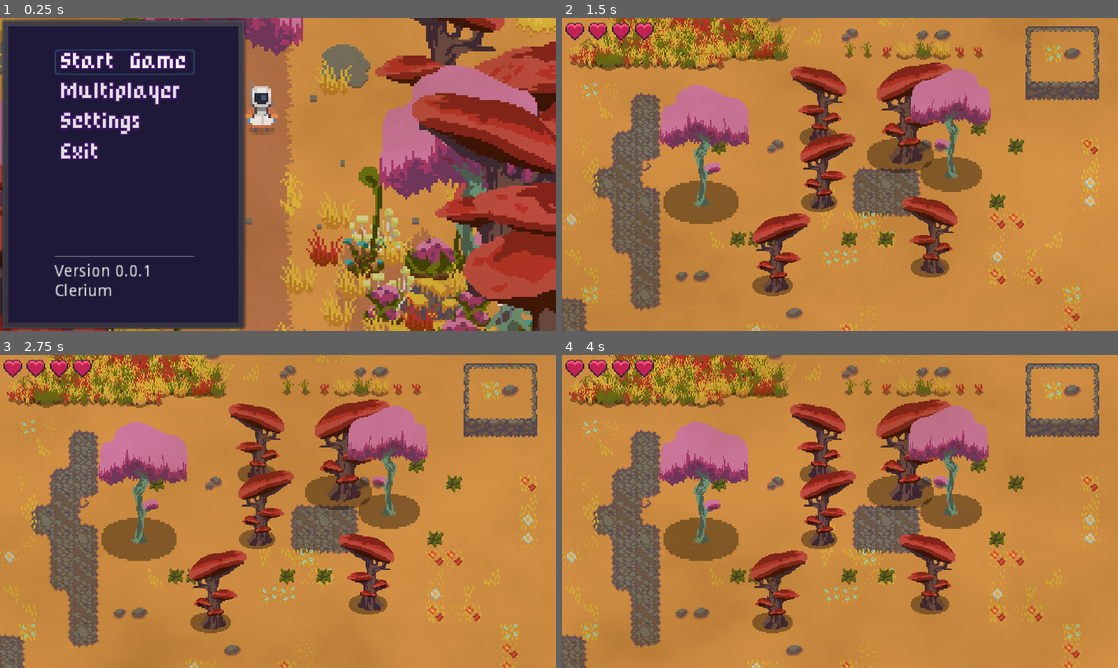
Above: before the commit, frames 1-4 (two rows, left to right).
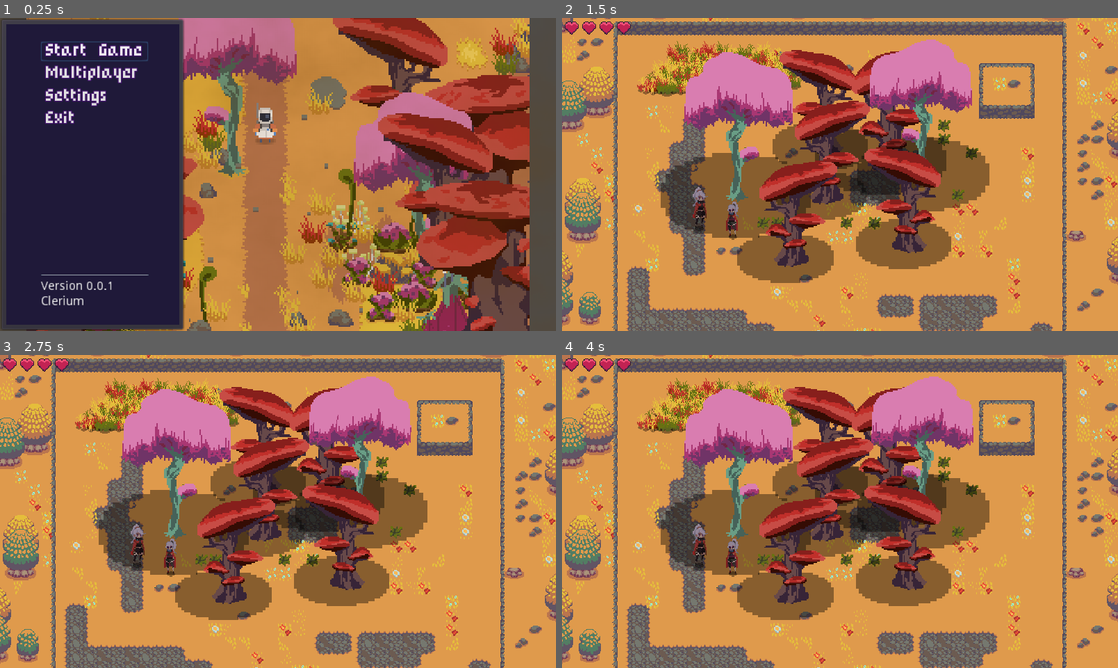
Above: after the commit, the same moments.

Repository: diegoteran/SmallWorlds
Game: Godot game, scene res://Menus/TitleScreen.tscn
The game is run twice, just before and just after one commit, with the same random seed, the same clock (stepped at 60 frames per second) and the same inputs. The engine's default icon, where the game draws it, is replaced by a stand-in: a white triangle on a blue panel in a dark square.
Inputs (mouse positions are in pixels of both pictures, inside the frame that each line leads up to):
- Up to frame 1 (0.25 s): no input
- Up to frame 2 (1.5 s): click "Start Game" at 0.5 s; move the mouse to (962, 158) at 1.27 s; hold Right (ui_right) from 1.28 s (still down); tap J (attack) at 1.35 s
- Up to frame 3 (2.75 s): move the mouse to (166, 527) at 2.02 s; release Right (ui_right) at 2.03 s; hold Down (ui_down) from 2.03 s (still down); tap Z (roll) at 2.1 s
- Up to frame 4 (4 s): move the mouse to (895, 442) at 2.77 s; release Down (ui_down) at 2.78 s; hold Right (ui_right) 2.78-3.53 s; tap J (attack) at 2.85 s; move the mouse to (812, 574) at 3.52 s; hold Up (ui_up) from 3.53 s (still down); tap Z (roll) at 3.6 s

The runs differ from the first frame. In frame 1, 57% of the frame differs, in the area x 0-100%, y 0-100%; in frame 2, 65%; in frame 3, 66%; in frame 4, 71%.
Error in both runs: Invalid get index '3' (on base: 'Array'). (res://Network/Network.gd:30)

Commit message:
Fixed Bat

Diff:
--- a/SmallWorlds/Enemies/Bat.gd
+++ b/SmallWorlds/Enemies/Bat.gd
@@ -1,6 +1,6 @@
 extends KinematicBody2D
 
-const EnemyDeathEffect = preload("res://Effects/EnemyDeathEffect.tscn")
+export var EnemyDeathEffect:PackedScene # = preload("res://Effects/EnemyDeathEffect.tscn")
 
 export var ACCELERATION = 300
 export var MAX_SPEED = 50
@@ -106,7 +106,11 @@
 	SoundFx.play("BatFlap", global_position, rand_range(1.5, 2), -35)
 
 func play_hurt():
-	SoundFx.play("BatHurt", global_position, rand_range(0.8, 1.2), -30)
+	var num = (randi() % 2) + 1
+	SoundFx.play("BatHurt" + str(num), global_position, rand_range(0.8, 1.2), -30)
+
+func play_defeated():
+	SoundFx.play("BatDefeated", global_position, rand_range(0.8, 1.2), -30)
 
 func accelerate_towards_point(point, delta):
 	var direction = global_position.direction_to(point)
@@ -137,7 +141,8 @@
 		server.NPCKilled(int(name))
 
 	queue_free()
-	SoundFx.play("EnemyDie", global_position, rand_range(0.9, 1.1), -30)
+#	SoundFx.play("EnemyDie", global_position, rand_range(0.9, 1.1), -30)
+	play_defeated()
 	var enemyDeathEffect = EnemyDeathEffect.instance()
 	get_parent().add_child(enemyDeathEffect)
 	enemyDeathEffect.global_position = global_position
--- a/SmallWorlds/Enemies/Bat.tscn
+++ b/SmallWorlds/Enemies/Bat.tscn
@@ -9,6 +9,7 @@
 [ext_resource path="res://Hitboxes and Hurtboxes/HitBox.tscn" type="PackedScene" id=7]
 [ext_resource path="res://Overlap/SoftCollision.tscn" type="PackedScene" id=8]
 [ext_resource path="res://Enemies/WanderController.tscn" type="PackedScene" id=9]
+[ext_resource path="res://Effects/EnemyDeathEffect.tscn" type="PackedScene" id=10]
 
 [sub_resource type="AtlasTexture" id=1]
 atlas = ExtResource( 1 )
@@ -57,11 +58,12 @@
 [node name="Bat" type="KinematicBody2D"]
 collision_layer = 16
 script = ExtResource( 4 )
+EnemyDeathEffect = ExtResource( 10 )
 
 [node name="AnimatedSprite" type="AnimatedSprite" parent="."]
 frames = SubResource( 6 )
 animation = "Fly"
-frame = 3
+frame = 4
 playing = true
 offset = Vector2( 0, -12 )
 
--- a/SmallWorlds/Menus/PauseMenu.gd
+++ b/SmallWorlds/Menus/PauseMenu.gd
@@ -1,6 +1,6 @@
 extends Control
 
-const SettingsMenu = preload("res://Menus/SettingsMenu.tscn")
+export var SettingsMenu: PackedScene # = preload("res://Menus/SettingsMenu.tscn")
 
 onready var panel = $PanelContainer
 onready var pause_menu = $PanelContainer/VBoxContainer
@@ -22,7 +22,7 @@
 		play_menu_select()
 		self.paused = !paused
 		Globals.player.paused = self.paused
-		if not self.paused:
+		if not self.paused and settings_menu != null:
 			_On_Settings_exited()
 
 
--- a/SmallWorlds/Menus/PauseMenu.tscn
+++ b/SmallWorlds/Menus/PauseMenu.tscn
@@ -1,7 +1,8 @@
-[gd_scene load_steps=3 format=2]
+[gd_scene load_steps=4 format=2]
 
 [ext_resource path="res://Menus/PauseMenu.gd" type="Script" id=1]
 [ext_resource path="res://Menus/PixelFont.tres" type="DynamicFont" id=2]
+[ext_resource path="res://Menus/SettingsMenu.tscn" type="PackedScene" id=3]
 
 [node name="PauseMenu" type="Control"]
 pause_mode = 2
@@ -12,6 +13,7 @@
 __meta__ = {
 "_edit_use_anchors_": false
 }
+SettingsMenu = ExtResource( 3 )
 
 [node name="PanelContainer" type="PanelContainer" parent="."]
 anchor_bottom = 1.0
--- a/SmallWorlds/Menus/TitleScreen.gd
+++ b/SmallWorlds/Menus/TitleScreen.gd
@@ -1,8 +1,8 @@
 extends Control
 
-const MainMenu = preload("res://Menus/MainMenu.tscn")
-const SettingsMenu = preload("res://Menus/SettingsMenu.tscn")
-const MultiplayerMenu = preload("res://Menus/NetworkSetup.tscn")
+export var MainMenu: PackedScene # = preload("res://Menus/MainMenu.tscn")
+export var SettingsMenu: PackedScene #  = preload("res://Menus/SettingsMenu.tscn")
+export var MultiplayerMenu: PackedScene #  = preload("res://Menus/NetworkSetup.tscn")
 
 onready var panel = $PanelContainer
 onready var tween = $Tween
--- a/SmallWorlds/Menus/TitleScreen.tscn
+++ b/SmallWorlds/Menus/TitleScreen.tscn
@@ -1,8 +1,11 @@
-[gd_scene load_steps=5 format=2]
+[gd_scene load_steps=8 format=2]
 
 [ext_resource path="res://PixelArt/Menu/placeholder_screen.png" type="Texture" id=1]
 [ext_resource path="res://World/Weather.tscn" type="PackedScene" id=2]
 [ext_resource path="res://Menus/TitleScreen.gd" type="Script" id=3]
+[ext_resource path="res://Menus/SettingsMenu.tscn" type="PackedScene" id=4]
+[ext_resource path="res://Menus/MainMenu.tscn" type="PackedScene" id=5]
+[ext_resource path="res://Menus/NetworkSetup.tscn" type="PackedScene" id=6]
 
 [sub_resource type="Animation" id=1]
 resource_name = "fade_in"
@@ -27,6 +30,9 @@
 __meta__ = {
 "_edit_use_anchors_": false
 }
+MainMenu = ExtResource( 5 )
+SettingsMenu = ExtResource( 4 )
+MultiplayerMenu = ExtResource( 6 )
 
 [node name="TextureRect" type="TextureRect" parent="."]
 anchor_right = 1.0
@@ -51,7 +57,7 @@
 margin_left = 7.0
 margin_top = 7.0
 margin_right = 206.0
-margin_bottom = 263.0
+margin_bottom = 353.0
 color = Color( 0.12549, 0.101961, 0.227451, 1 )
 
 [node name="FadeIn" type="ColorRect" parent="."]
--- a/SmallWorlds/SoundFX/SoundFX.gd
+++ b/SmallWorlds/SoundFX/SoundFX.gd
@@ -3,8 +3,10 @@
 var sounds_path = "res://SoundFX/Sounds/"
 
 var sounds = {
+	"BatDefeated" : load(sounds_path + "BatDefeated.wav"),
 	"BatFlap" : load(sounds_path + "BatFlap.wav"),
-	"BatHurt" : load(sounds_path + "BatHurt.wav"),
+	"BatHurt1" : load(sounds_path + "BatHurt1.wav"),
+	"BatHurt2" : load(sounds_path + "BatHurt2.wav"),
 	"Click" : load(sounds_path + "Click.wav"),
 	"EnemyDie" : load(sounds_path + "EnemyDie.wav"),
 	"Evade" : load(sounds_path + "Evade.wav"),
--- a/SmallWorlds/UI/HealthUI.gd
+++ b/SmallWorlds/UI/HealthUI.gd
@@ -3,7 +3,7 @@
 var hearts = 4 setget set_hearts
 var max_hearts = 4 setget set_max_hearts
 
-var Heart = preload("res://UI/Heart.tscn")
+export var Heart: PackedScene # = preload("res://UI/Heart.tscn")
 
 onready var heartUIFull = $HeartUIFull
 onready var heartUIEmpty = $HeartUIEmpty
--- a/SmallWorlds/UI/HealthUI.tscn
+++ b/SmallWorlds/UI/HealthUI.tscn
@@ -1,8 +1,9 @@
-[gd_scene load_steps=4 format=2]
+[gd_scene load_steps=5 format=2]
 
 [ext_resource path="res://UI/HealthUI.gd" type="Script" id=1]
 [ext_resource path="res://Action RPG Resources/UI/HeartUIEmpty.png" type="Texture" id=2]
 [ext_resource path="res://Action RPG Resources/UI/HeartUIFull.png" type="Texture" id=3]
+[ext_resource path="res://UI/Heart.tscn" type="PackedScene" id=4]
 
 [node name="HealthUI" type="Control"]
 margin_right = 40.0
@@ -11,6 +12,7 @@
 __meta__ = {
 "_edit_use_anchors_": false
 }
+Heart = ExtResource( 4 )
 
 [node name="Hearts" type="HBoxContainer" parent="."]
 margin_right = 40.0
--- a/SmallWorlds/World/Bush.tscn
+++ b/SmallWorlds/World/Bush.tscn
@@ -6,13 +6,11 @@
 [ext_resource path="res://World/WorldElementSwing.shader" type="Shader" id=4]
 
 [sub_resource type="ShaderMaterial" id=1]
-resource_local_to_scene = true
 shader = ExtResource( 4 )
 shader_param/offset = 0.5
 shader_param/speed = 0.5
-shader_param/starting = -20.0
+shader_param/starting = -5.0
 shader_param/spread = 0.03
-shader_param/Shift_Hue = 0.0
 
 [sub_resource type="CapsuleShape2D" id=2]
 radius = 7.00002
@@ -35,5 +33,6 @@
 offset = Vector2( -1.76327, 0 )
 
 [node name="CollisionShape2D" type="CollisionShape2D" parent="."]
+visible = false
 rotation = -1.5708
 shape = SubResource( 2 )
--- a/SmallWorlds/World/RandomizeWorldElement.gd
+++ b/SmallWorlds/World/RandomizeWorldElement.gd
@@ -6,10 +6,12 @@
 
 func _ready():
 	# Shader
-	sprite.get_material().set_shader_param("offset", randf() * 100)
+#	sprite.get_material().set_shader_param("offset", randf() * 100)
+	if (randf() < 0.5):
+		sprite.material = null
 
 	# Scaling
-	var scale_factor = rand_range(0.7, 1)
+	var scale_factor = rand_range(1.3, 1.6)
 	var scale_vec = Vector2(scale_factor, scale_factor)
 	sprite.scale = scale_vec
 	shadowSprite.scale *= scale_vec
--- a/SmallWorlds/World/Tree.tscn
+++ b/SmallWorlds/World/Tree.tscn
@@ -6,13 +6,11 @@
 [ext_resource path="res://World/WorldElementSwing.shader" type="Shader" id=4]
 
 [sub_resource type="ShaderMaterial" id=1]
-resource_local_to_scene = true
 shader = ExtResource( 4 )
 shader_param/offset = 0.5
 shader_param/speed = 0.7
-shader_param/starting = -10.0
+shader_param/starting = -5.0
 shader_param/spread = 0.02
-shader_param/Shift_Hue = 0.0
 
 [sub_resource type="CapsuleShape2D" id=2]
 radius = 4.00001
--- a/SmallWorlds/World/World.gd
+++ b/SmallWorlds/World/World.gd
@@ -1,7 +1,7 @@
 extends Node2D
 
-var playerTemplate = preload("res://Player/Player.tscn")
-var enemy_spawn = preload("res://Enemies/Bat.tscn")
+export var playerTemplate: PackedScene # = preload("res://Player/Player.tscn")
+export var enemy_spawn: PackedScene # = preload("res://Enemies/Bat.tscn")
 var last_world_state_time = 0
 
 var world_state_buffer = []
--- a/SmallWorlds/World/World.tscn
+++ b/SmallWorlds/World/World.tscn
@@ -12,6 +12,11 @@
 [ext_resource path="res://World/World.gd" type="Script" id=10]
 [ext_resource path="res://PixelArt/FloraAssetPack/Tileset/Grass Tileset.png" type="Texture" id=11]
 [ext_resource path="res://Menus/PauseMenu.tscn" type="PackedScene" id=12]
+[ext_resource path="res://PixelArt/Player/test2.png" type="Texture" id=13]
+[ext_resource path="res://PixelArt/Player/test1.png" type="Texture" id=14]
+[ext_resource path="res://Action RPG Resources/Shadows/SmallShadow.png" type="Texture" id=15]
+[ext_resource path="res://Enemies/Bat.tscn" type="PackedScene" id=16]
+[ext_resource path="res://Player/Player.tscn" type="PackedScene" id=17]
 
 [sub_resource type="TileSet" id=1]
 0/name = "Grass 1"
@@ -530,6 +535,8 @@
 
 [node name="World" type="Node2D"]
 script = ExtResource( 10 )
+playerTemplate = ExtResource( 17 )
+enemy_spawn = ExtResource( 16 )
 
 [node name="ExperimentGrass" type="Node2D" parent="."]
 
@@ -575,6 +582,22 @@
 current = true
 smoothing_enabled = true
 
+[node name="Sprite" type="Sprite" parent="Camera2D"]
+position = Vector2( -161.113, 37.5827 )
+texture = ExtResource( 14 )
+
+[node name="Sprite" type="Sprite" parent="Camera2D/Sprite"]
+position = Vector2( -1.04106, 24.5027 )
+texture = ExtResource( 15 )
+
+[node name="Sprite2" type="Sprite" parent="Camera2D"]
+position = Vector2( -124.071, 51.0522 )
+texture = ExtResource( 13 )
+
+[node name="Sprite2" type="Sprite" parent="Camera2D/Sprite2"]
+position = Vector2( 0.8643, 20.6955 )
+texture = ExtResource( 15 )
+
 [node name="YSort" type="YSort" parent="."]
 
 [node name="Players" type="YSort" parent="YSort"]
@@ -1525,3 +1548,4 @@
 [node name="Foreground" type="Node2D" parent="."]
 
 [node name="Weather" parent="Foreground" instance=ExtResource( 4 )]
+visible = false
--- a/SmallWorlds/config.cfg
+++ b/SmallWorlds/config.cfg
@@ -1,4 +1,4 @@
 [audio]
 
-music=0.4
-sfx=0.9
+music=0.7
+sfx=0.5
--- a/SmallWorlds/project.godot
+++ b/SmallWorlds/project.godot
@@ -35,8 +35,8 @@
 
 [display]
 
-window/size/width=480
-window/size/height=270
+window/size/width=640
+window/size/height=360
 window/size/test_width=1280
 window/size/test_height=720
 window/vsync/use_vsync=false
Not shown: 1 places in SmallWorlds/Enemies/Bat.tscn that only renumber resources
Binary file added: SmallWorlds/PixelArt/Player/Character_Design.png
Not shown, added: SmallWorlds/PixelArt/Player/Character_Design.png.import
Binary file added: SmallWorlds/PixelArt/Player/test1.aseprite
Binary file added: SmallWorlds/PixelArt/Player/test1.png
Not shown, added: SmallWorlds/PixelArt/Player/test1.png.import
Binary file added: SmallWorlds/PixelArt/Player/test2.aseprite
Binary file added: SmallWorlds/PixelArt/Player/test2.png
Not shown, added: SmallWorlds/PixelArt/Player/test2.png.import
Not shown, added: SmallWorlds/SoundFX/Sounds/BatDefeated.wav.import
Not shown, added: SmallWorlds/SoundFX/Sounds/BatHurt1.wav.import
Not shown, added: SmallWorlds/SoundFX/Sounds/BatHurt2.wav.import
(and 4 more such lines)
